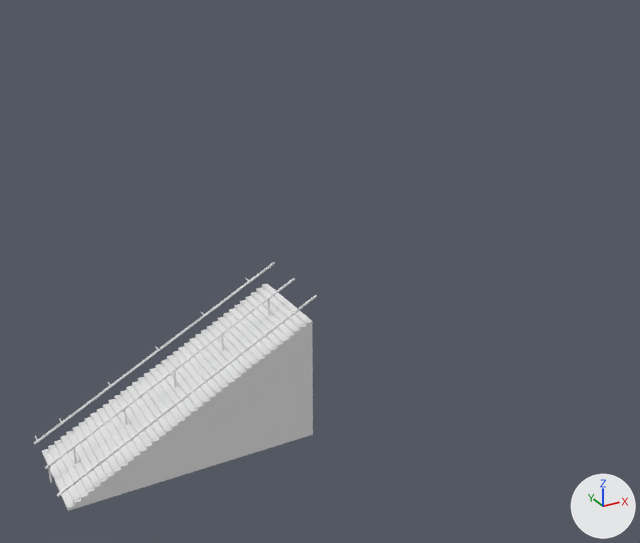
One commit to the Blender file Assets/Models/stairs.blend: the scene before it, then after it.
Before and after are seen from a 50 mm lens placed at (-14.3, -43.5, 31.1), pointed at (8.1, -2.8, 10.7). The lights are fixed; the arrows at lower right show +X, +Y and +Z.

The older version as bpy lines, for what is in view:
```python
me_cube = bpy.data.meshes.new('Cube')
me_cube.from_pydata(...)  # 244 vertices, 166 faces; spans x -2.0..2.0, y -2.0..2.0, z 0.0..1.56
me_cube.materials.append(mat_material)  # white #e7e7e7
me_cube_012 = bpy.data.meshes.new('Cube.012')
me_cube_012.from_pydata(...)  # 56 vertices, 42 faces; spans x -9.0..625.0, y -6.0..327.0, z -1.0..1.0
me_cube_020 = bpy.data.meshes.new('Cube.020')
me_cube_020.from_pydata(...)  # 56 vertices, 42 faces; spans x -563.0..70.0, y -295.0..38.0, z -1.0..1.0
ob_left_gelender = bpy.data.objects.new('left_gelender', me_cube_020)
ob_left_gelender.location = (6.16, 3.0, 8.32)
ob_left_gelender.rotation_euler = (1.571, 0.0, 0.0)  # degrees (90, 0, 0)
ob_left_gelender.scale = (0.025, 0.025, 0.29)
ob_right_gelender = bpy.data.objects.new('right_gelender', me_cube_012)
ob_right_gelender.location = (-7.69, -3.0, 1.09)
ob_right_gelender.rotation_euler = (1.571, 0.0, 0.0)  # degrees (90, 0, 0)
ob_right_gelender.scale = (0.025, 0.025, 0.29)
ob_stairs = bpy.data.objects.new('stairs', me_cube)
ob_stairs.location = (0.0, 0.0, 0.0)
ob_stairs.scale = (3.75, 1.5, 5.0)
# also in view: 'middle_gelender' at (0.0, 0.0, 4.6)
```
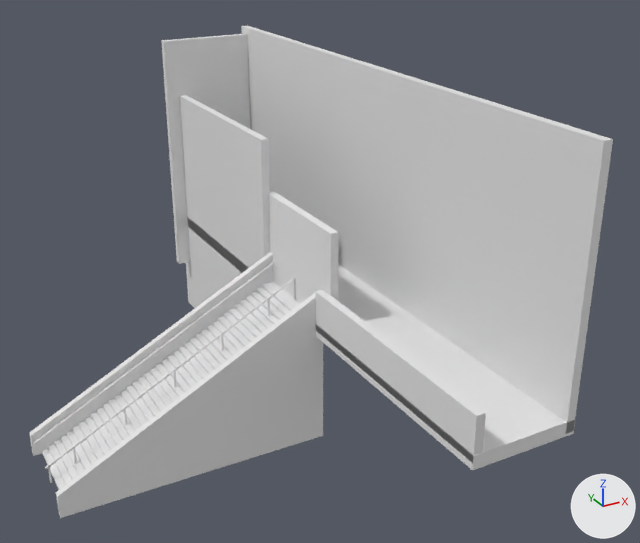
Edits to the bpy script that builds the scene:
```text
Add mat_material_001:
    mat_material_001 = diffuse_material('Material.001')
    mat_material_001.base_color = (0.8, 0.8, 0.8)  # white #e7e7e7
Add me_cube_009:
    me_cube_009.from_pydata(...)  # a box spanning x -1.0..1.0, y -1.0..1.0, z -1.0..1.0
Add me_cube_004:
    me_cube_004.from_pydata([(-1.0, -1.0, -1.0), (-1.0, -1.0, 1.0), (-1.0, 1.0, -1.0), (-1.0, 1.0, 1.0), (1.0, -1.0, -1.0), (1.0, -1.0, 12.92), (1.0, 1.0, -1.0), (1.0, 1.0, 12.92)], [], [(0, 1, 3, 2), (2, 3, 7, 6), (6, 7, 5, 4), (4, 5, 1, 0), (2, 6, 4, 0), (7, 3, 1, 5)])
Add me_cube_011:
    me_cube_011.from_pydata(...)  # a box spanning x -1.0..1.0, y -1.0..1.0, z -1.0..1.0
    me_cube_011.materials.append(mat_material_001)  # white #e7e7e7
Add ob_cube_001:
    ob_cube_001 = bpy.data.objects.new('Cube.001', me_cube_009)
    ob_cube_001.location = (7.75, 10.71, 8.61)
    ob_cube_001.scale = (0.25, 7.31, 8.41)
Add ob_cube_006:
    ob_cube_006 = bpy.data.objects.new('Cube.006', me_cube_009.copy())
    ob_cube_006.location = (10.21, 17.2, 12.51)
    ob_cube_006.rotation_euler = (0.0, 0.0, 1.571)  # degrees (0, 0, 90)
    ob_cube_006.scale = (0.25, 3.62, 8.4)
Add ob_cube_005:
    ob_cube_005 = bpy.data.objects.new('Cube.005', me_cube_009.copy())
    ob_cube_005.location = (10.5, 0.0, 7.4)
    ob_cube_005.scale = (3.0, 18.0, 0.4)
Add ob_cube_004:
    ob_cube_004 = bpy.data.objects.new('Cube.004', me_cube_009.copy())
    ob_cube_004.location = (13.23, 0.0, 14.27)
    ob_cube_004.scale = (0.25, 18.0, 7.11)
Add ob_cube_002:
    ob_cube_002 = bpy.data.objects.new('Cube.002', me_cube_004)
    ob_cube_002.location = (0.0, -3.2, 0.7)
    ob_cube_002.scale = (8.0, 0.2, 0.7)
Add ob_cube:
    ob_cube = bpy.data.objects.new('Cube', me_cube_004.copy())
    ob_cube.location = (0.0, 3.2, 0.7)
    ob_cube.scale = (8.0, 0.2, 0.7)
Add ob_cube_003:
    ob_cube_003 = bpy.data.objects.new('Cube.003', me_cube_009.copy())
    ob_cube_003.location = (7.75, -10.71, 8.61)
    ob_cube_003.scale = (0.25, 7.31, 1.24)
Add ob_cube_007:
    ob_cube_007 = bpy.data.objects.new('Cube.007', me_cube_009.copy())
    ob_cube_007.location = (7.92, 0.0, 8.27)
    ob_cube_007.scale = (0.05, 0.05, 1.0)
Add ob_cube_008:
    ob_cube_008 = bpy.data.objects.new('Cube.008', me_cube_011)
    ob_cube_008.location = (8.19, -0.27, 10.28)
    ob_cube_008.scale = (0.245, 4.04, 3.29)
```

Changed parts and their boxes (x1, y1, x2, y2) in the pictures (640 x 543 px):
'Cube.004', added
    after: (241, 26, 613, 432)
'Cube.002', added
    after: (56, 290, 323, 518)
'Cube.001', added
    after: (180, 95, 270, 308)
'Cube.005', added
    after: (188, 218, 575, 471)
'Cube.003', added
    after: (316, 290, 486, 463)
'Cube.006', added
    after: (161, 34, 251, 264)
'Cube', added
    after: (29, 252, 274, 456)
'Cube.008', added
    after: (269, 191, 339, 304)
'Cube.007', added
    after: (294, 278, 296, 300)
'stairs', unchanged, covered by the edit
    before: (42, 284, 313, 511)
    after: (42, 284, 296, 490)
